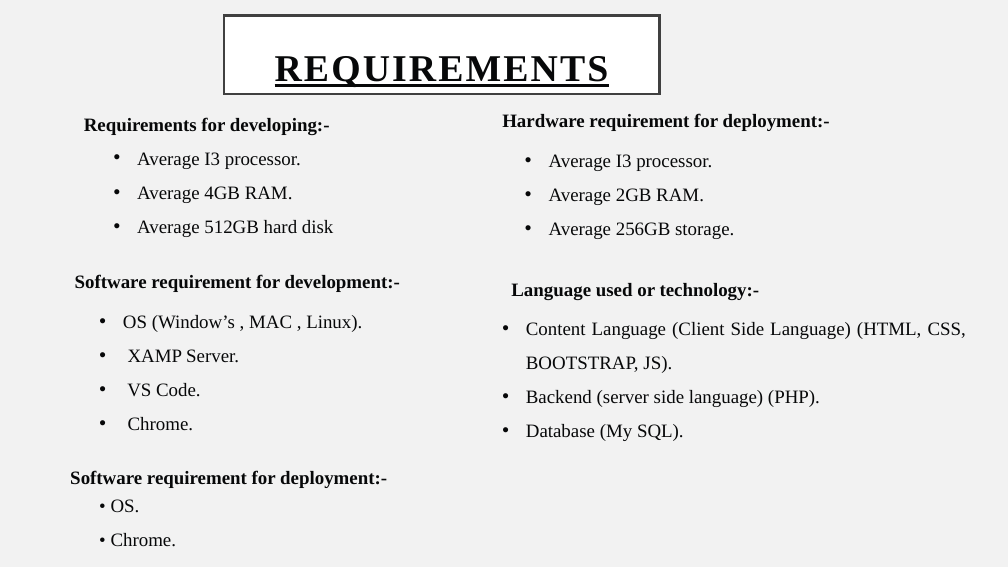
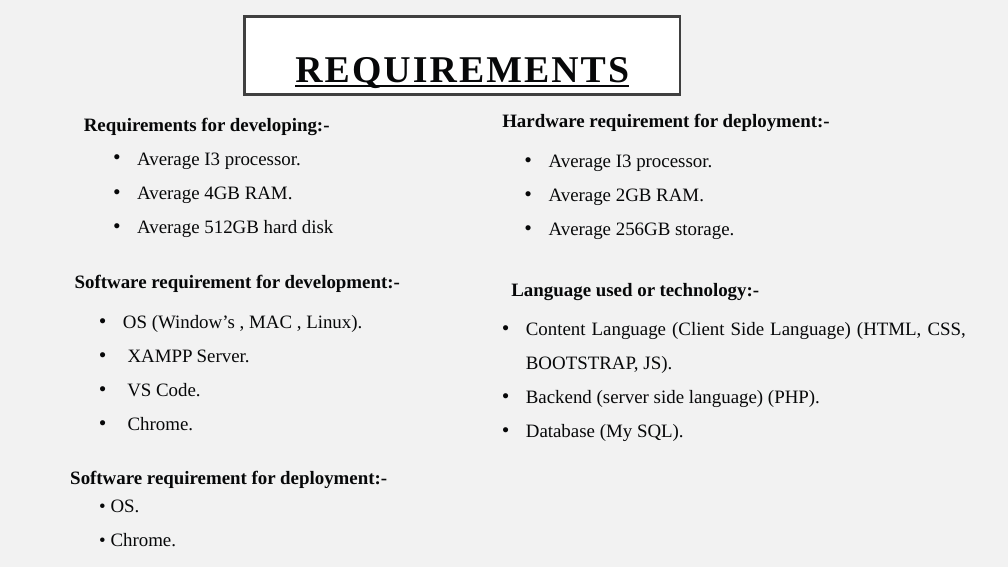
Before and after one commit to SHREYASX07/diseaseprediction-doctorrecommendation, a slide deck: slide 7 of Dpdr ppt.pptx. Drawn at 1008x567 pixels with LibreOffice and Linux fonts; fonts in the diff are those of the drawing. Boxes give left, top, right and bottom in pixels: in the first picture for what was removed or moved away, otherwise in the second. Text is boxed around its words. In the diff, an @@ line names an element or a change of style, - is before the commit and + after.

```diff
--- a/Dpdr ppt.pptx
+++ b/Dpdr ppt.pptx
@@ title "REQUIREMENTS": place and size @@
-title "REQUIREMENTS" at bbox=[224, 16, 659, 94]
+title "REQUIREMENTS" at bbox=[245, 17, 681, 95]
@@ text at bbox=[128, 349, 250, 362]: text changed @@
-• XAMP Server.
+• XAMPP Server.
```
Also in this commit, not shown: 16 other slides changed, 2 other files.
